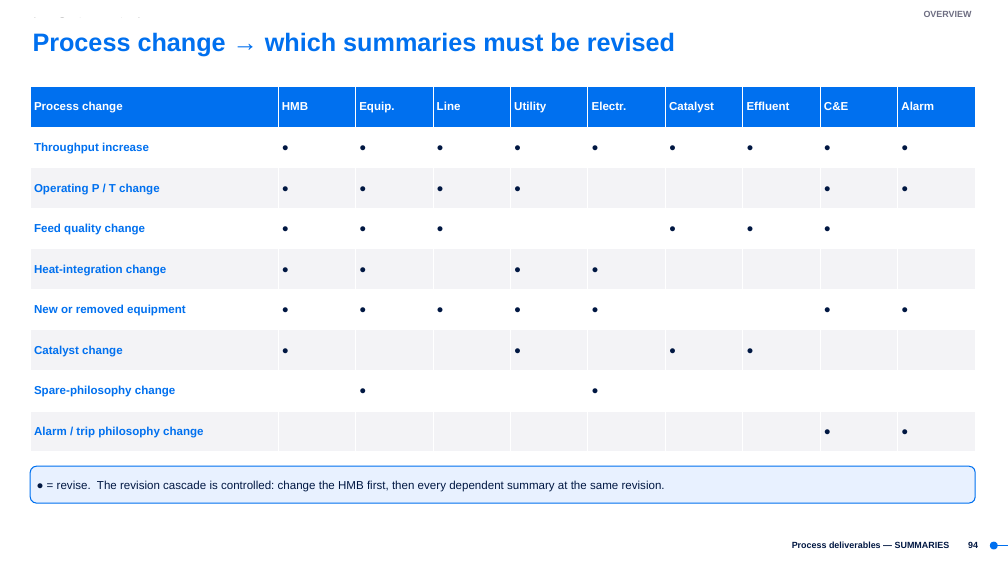
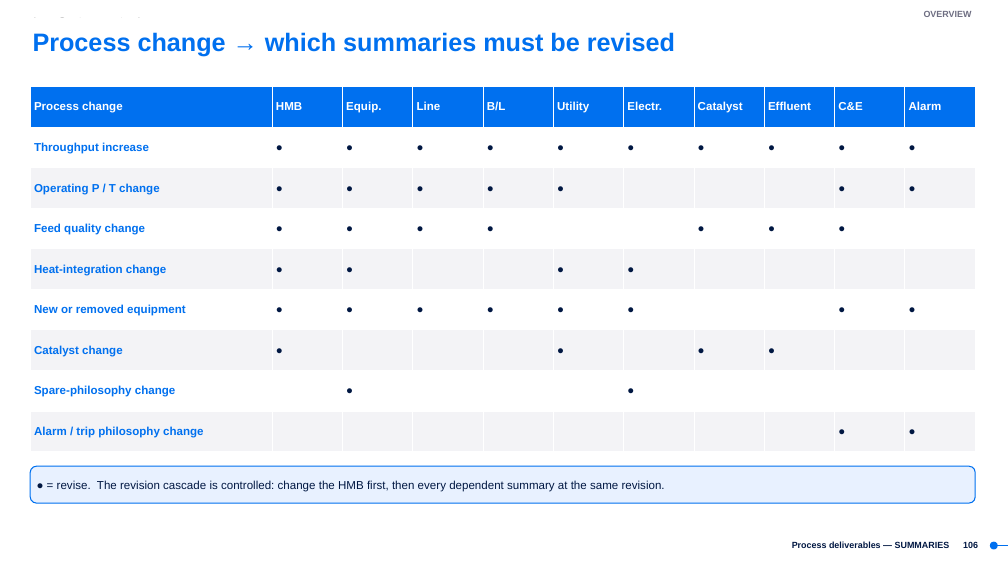
Before and after one commit to ipratikmenon/procalc, a slide deck: slide 106 of SUMMARIES_Process_Deliverables_TEN.pptx (slide 94 before the commit). Drawn at 1008x567 pixels with LibreOffice and Linux fonts; fonts in the diff are those of the drawing; background and template pictures are left out. Boxes give left, top, right and bottom in pixels: in the first picture for what was removed or moved away, otherwise in the second. Text is boxed around its words. In the diff, an @@ line names an element or a change of style, - is before the commit and + after.

```diff
--- a/SUMMARIES_Process_Deliverables_TEN.pptx
+++ b/SUMMARIES_Process_Deliverables_TEN.pptx
@@ table at (30, 87, 975, 452) @@
+column 5: B/L | ● | ● | ● |  | ● |  |  | 
@@ page number at (963, 542, 978, 548): text changed @@
-94
+106
```
Also in this commit, not shown: 63 other slides changed, 12 slides added.
